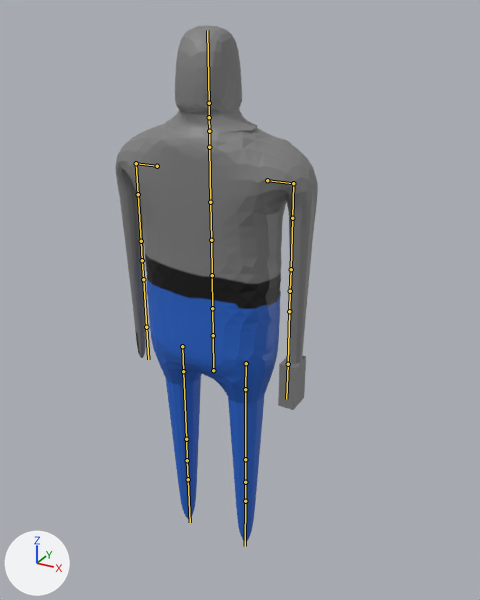
The Blender file resources/blender/blocky_trashbot.blend as it was, and as the next commit left it.
One viewpoint serves both versions: a 50 mm camera at (1.069, -1.753, 1.939) aimed at (-0.027, 0.24, 0.943). The lights are fixed; the arrows at lower left show +X, +Y and +Z. The older version comes first. Both versions are drawn at frame 20 of the action 'Slash'; the numbers are the values there. The bones that bend it are drawn over the model as lines.
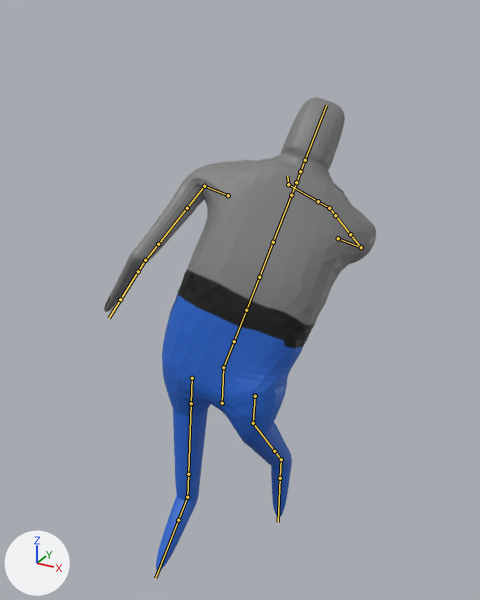
Where the change shows, as pixel boxes (x1, y1, x2, y2) in the pictures (480 x 600 px):
'Cube', posed (34% wider, 8% shorter): before (116, 26, 318, 542); after (104, 97, 376, 572)
bone 'Bone', root to tip: before (213, 370) to (213, 335); after (222, 403) to (223, 367)
bone 'Bone.001', root to tip: before (213, 335) to (212, 308); after (223, 367) to (234, 341)
bone 'Bone.002', root to tip: before (212, 308) to (212, 275); after (234, 341) to (246, 310)
bone 'Bone.003', root to tip: before (212, 275) to (211, 240); after (246, 310) to (259, 277)
bone 'Bone.004', root to tip: before (211, 240) to (210, 202); after (259, 277) to (273, 242)
bone 'Bone.008', root to tip: before (210, 202) to (209, 147); after (273, 242) to (291, 195)
bone 'Bone.011', root to tip: before (209, 131) to (209, 117); after (296, 182) to (300, 171)
bone 'Bone.022.L', root to tip: before (293, 183) to (292, 218); after (361, 247) to (350, 234)
bone 'Bone.025.L', root to tip: before (292, 218) to (291, 269); after (350, 234) to (335, 215)
bone 'Bone.027.L', root to tip: before (290, 291) to (289, 311); after (329, 208) to (318, 201)
bone 'Bone.029.L', root to tip: before (288, 364) to (286, 399); after (288, 184) to (287, 175)
bone 'Bone.022.R', root to tip: before (136, 163) to (138, 194); after (204, 186) to (187, 208)
bone 'Bone.027.R', root to tip: before (142, 260) to (143, 279); after (145, 260) to (138, 271)
bone 'Bone.017.L', root to tip: before (245, 389) to (245, 459); after (253, 423) to (274, 451)
bone 'Bone.019.L', root to tip: before (245, 482) to (245, 501); after (281, 459) to (280, 478)
bone 'Bone.019.R', root to tip: before (187, 460) to (188, 479); after (187, 497) to (178, 520)

What the commit changed:
Bone 'Bone' (bone_bone) moves from (0.0, 0.0, 0.0) to (0.04, -0.114, 0.014).
Bone 'Bone' (bone_bone) turns from (0, 0, 0) to (-7, 0, 0) degrees about its own x, y and z.
Bone 'Bone.001' (bone_bone_001) turns from (0, 0, 0) to (-9, 21, -18) degrees about its own x, y and z.
Bone 'Bone.002' (bone_bone_002) turns from (0, 0, 0) to (-2, 0, 0) degrees about its own x, y and z.
Bone 'Bone.003' (bone_bone_003) turns from (0, 0, 0) to (-4, 0, 0) degrees about its own x, y and z.
Bone 'Bone.004' (bone_bone_004) turns from (0, 0, 0) to (-12, 0, 0) degrees about its own x, y and z.
Bone 'Bone.008' (bone_bone_008) turns from (0, 0, 0) to (-2, 0, 0) degrees about its own x, y and z.
Bone 'Bone.011' (bone_bone_011) turns from (0, 0, 0) to (3, 0, 0) degrees about its own x, y and z.
Bone 'Bone.022.L' (bone_bone_022_l) turns from (0, 0, -90) to (-97, 35, 27) degrees about its own x, y and z.
Bone 'Bone.025.L' (bone_bone_025_l) turns from (0, 0, 0) to (0, 45, 0) degrees about its own x, y and z.
Bone 'Bone.027.L' (bone_bone_027_l) turns from (0, 0, 0) to (-13, 3, 18) degrees about its own x, y and z.
Bone 'Bone.029.L' (bone_bone_029_l) turns from (0, 0, 0) to (-47, 115, -76) degrees about its own x, y and z.
Bone 'Bone.022.R' (bone_bone_022_r) turns from (0, 0, 90) to (24, 40, 92) degrees about its own x, y and z.
Bone 'Bone.027.R' (bone_bone_027_r) turns from (0, 0, 0) to (45, 6, -56) degrees about its own x, y and z.
Bone 'Bone.017.L' (bone_bone_017_l) turns from (0, 0, 0) to (-44, 0, 0) degrees about its own x, y and z.
Bone 'Bone.019.L' (bone_bone_019_l) turns from (0, 0, 0) to (39, 0, 0) degrees about its own x, y and z.
Bone 'Bone.019.R' (bone_bone_019_r) turns from (0, 0, 0) to (42, 0, 0) degrees about its own x, y and z.
